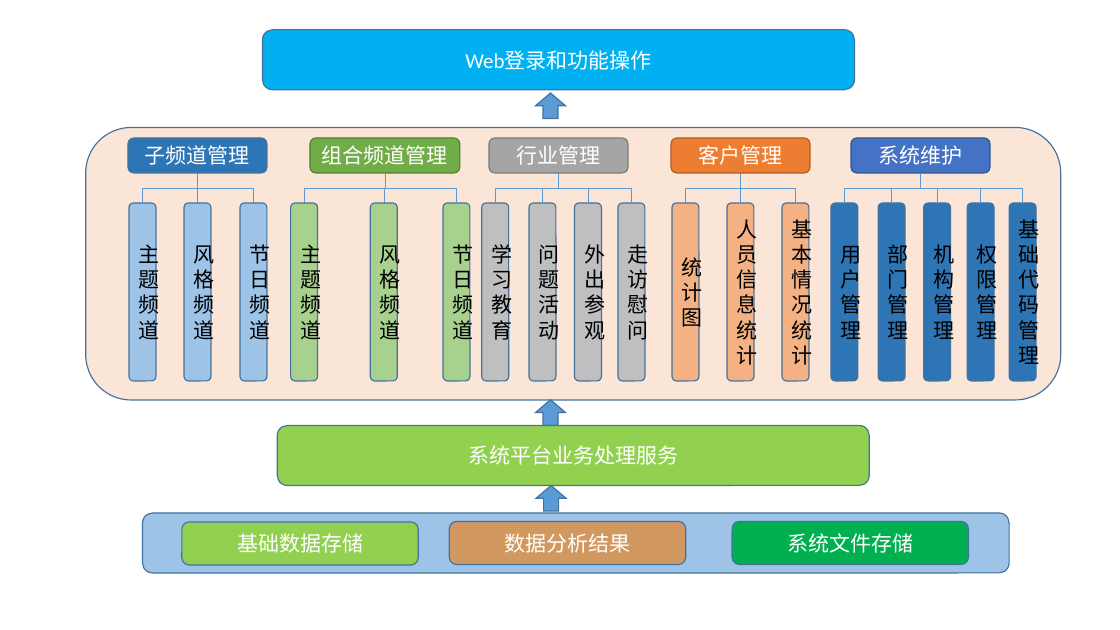
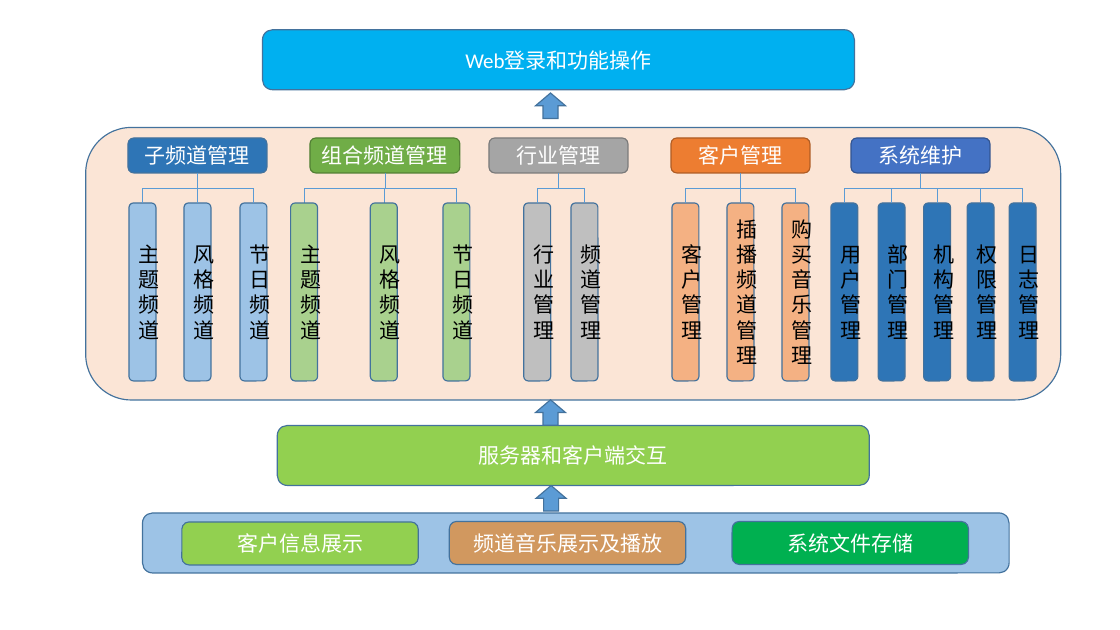
Before and after one commit to wangning82/CDBOO, a slide deck: slide 1 of doc/4、设计/架构图设计.pptx. Drawn at 1120x630 pixels with LibreOffice and Linux fonts; fonts in the diff are those of the drawing. Boxes give left, top, right and bottom in pixels: in the first picture for what was removed or moved away, otherwise in the second. Text is boxed around its words. In the diff, an @@ line names an element or a change of style, - is before the commit and + after.

```diff
--- a/doc/4、设计/架构图设计.pptx
+++ b/doc/4、设计/架构图设计.pptx
@@ elbow line moved from (559, 173) - (496, 203) to (559, 173) - (538, 203) @@
@@ elbow line moved from (559, 173) - (543, 203) to (559, 173) - (585, 203) @@
@@ elbow line removed from (559, 173) to (588, 203) @@
@@ elbow line removed from (559, 173) to (632, 203) @@
@@ rounded rectangle "行业管理": place and size @@
-rounded rectangle "行业管理" at (482,203,509,381)
+rounded rectangle "行业管理" at (524,203,551,381)
@@ rounded rectangle "频道管理": place and size @@
-rounded rectangle "频道管理" at (529,203,556,381)
+rounded rectangle "频道管理" at (571,203,598,381)
@@ rounded rectangle removed at (575,203,602,381) @@
-外出参观
@@ rounded rectangle removed at (618,203,645,381) @@
-走访慰问
@@ text in rounded rectangle at (737,216,758,368): text changed @@
-人员信息统计
+插播频道管理
@@ text in rounded rectangle at (792,216,813,368): text changed @@
-基本情况统计
+购买音乐管理
@@ text in rounded rectangle at (533,241,554,343): text changed @@
-学习教育
+行业管理
@@ text in rounded rectangle at (581,241,602,343): text changed @@
-问题活动
+频道管理
@@ text in rounded rectangle at (682,241,703,343): text changed @@
-统计图
+客户管理
@@ text in rounded rectangle at (1019,241,1040,343): text changed @@
-基础代码管理
+日志管理
@@ text in rounded rectangle at (479,445,668,465): text changed @@
-系统平台业务处理服务
+服务器和客户端交互
@@ text in rounded rectangle at (237,533,363,553): text changed @@
-基础数据存储
+客户信息展示
@@ text in rounded rectangle at (473,533,662,553): text changed @@
-数据分析结果
+频道音乐展示及播放
```
Also in this commit, not shown: 6 other files.
